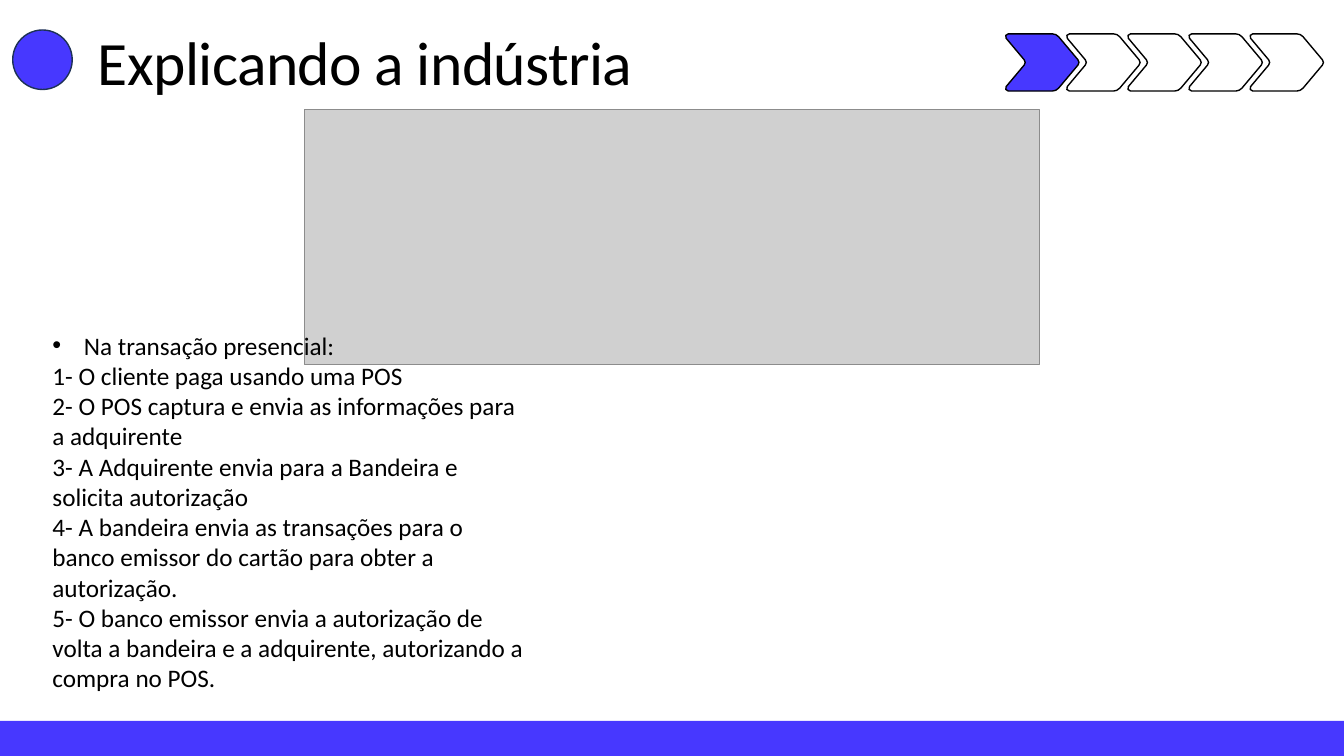
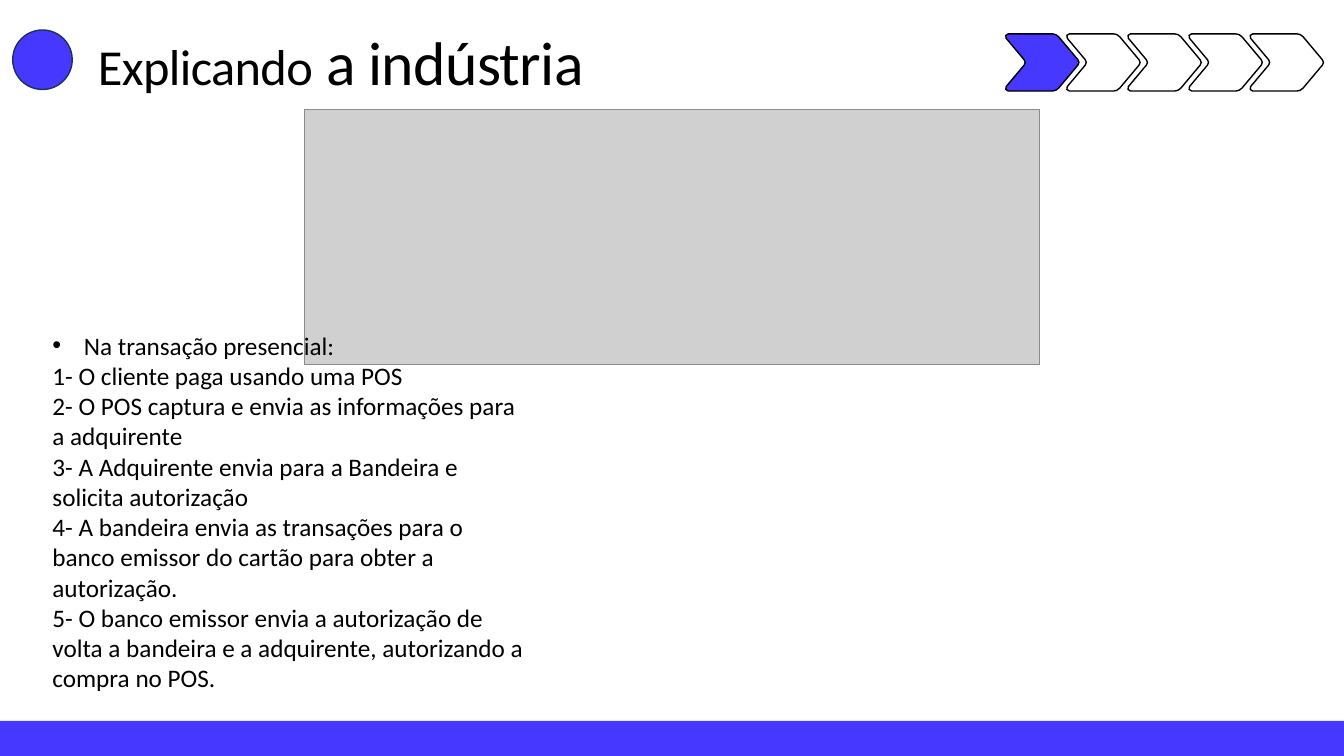
Before and after one commit to andreggalvao/CloudWalk-test, a slide deck: slide 4 of PPT-Teste.pptx. Drawn at 1344x756 pixels with LibreOffice and Linux fonts; fonts in the diff are those of the drawing; grey boxes stand for pictures. Boxes give left, top, right and bottom in pixels: in the first picture for what was removed or moved away, otherwise in the second. Text is boxed around its words. In the diff, an @@ line names an element or a change of style, - is before the commit and + after.

```diff
--- a/PPT-Teste.pptx
+++ b/PPT-Teste.pptx
@@ text "Explicando a indústria" at (x1=98, y1=42, x2=583, y2=93): size 44 to 36 pt in "Explicando" @@
```
Also in this commit, not shown: 1 other slide changed, 20 slides added, 4 slides removed, 2 other files.
